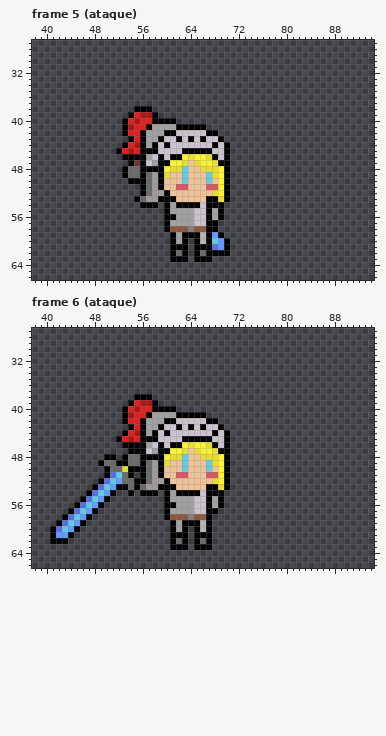
File history of a pixel-art file, art/aseprite/knight.aseprite. The picture above was drawn from the file before the commit.
128x128 pixels, 25 frames. Shown: frame 5 (ataque): x 38..94, y 27..66; frame 6 (ataque): x 38..94, y 27..66. The commit also changed other frames, which this record leaves out.
After the commit:
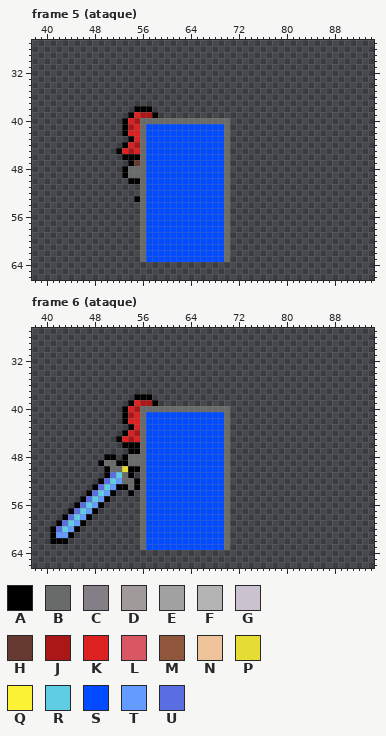
Palette (. is transparent): A #000000  B #696a6a  C #847e87  D #a19a9a  E #a1a1a1  F #b4b4b4  G #cac2ce  H #663931  J #ab1717  K #dd2020  L #d95763  M #8f563b  N #eec39a  P #e5dd33  Q #fbf236  R #5fcde4  S #004bff  T #639bff  U #5b6ee1
Edits made:
layer "colbox" added
layer "hurtbox" added
--- frame 5 (ataque), layers "hurtbox", "colbox"
@@ x 54..72 @@
 39 AKJJA..............
-40 KJKKAAAA...........
-41 JKKAEEEEAAAAA......
-42 KKAEEEAAGGGGGAA....
-43 AKAEEAGGAGAGAGGA...
-44 KJAEAGAGGGGGGGAGA..
-45 JKAAAGGGGAAAAAGGA..
-46 AAAEGAGAAQPQQPAGA..
-47 AHAGEAAQQPNPQQPAA..
-48 BBAAAAQPPRNNPPPQA..
-49 BBABDAPNNRNNNRPQA..
-50 AAABDANNNRNNNRNQA..
-51 ..ABDANNLLNNNLLQA..
-52 ..ABDDANNNNNNNPQA..
-53 .ABDDAAANNNNNAAPA..
-54 ..AAA.AEAAAAGAAA...
-55 ......AEEEEGGAEA...
-56 ......AAEEEGGAEA...
-57 ......AEEEEGGAA....
-58 ......AMMMCMMAA....
-59 .......AEAAAFATA...
-60 .......AEA.AFARTA..
-61 .......AAA.AAAUTA..
-62 .......ABA.ABAAAA..
-63 .......AAA.AAA.....
+40 KJBBBBBBBBBBBBBBB..
+41 JKBSSSSSSSSSSSSSB..
+42 KKBSSSSSSSSSSSSSB..
+43 AKBSSSSSSSSSSSSSB..
+44 KJBSSSSSSSSSSSSSB..
+45 JKBSSSSSSSSSSSSSB..
+46 AABSSSSSSSSSSSSSB..
+47 AHBSSSSSSSSSSSSSB..
+48 BBBSSSSSSSSSSSSSB..
+49 BBBSSSSSSSSSSSSSB..
+50 AABSSSSSSSSSSSSSB..
+51 ..BSSSSSSSSSSSSSB..
+52 ..BSSSSSSSSSSSSSB..
+53 .ABSSSSSSSSSSSSSB..
+54 ..BSSSSSSSSSSSSSB..
+55 ..BSSSSSSSSSSSSSB..
+56 ..BSSSSSSSSSSSSSB..
+57 ..BSSSSSSSSSSSSSB..
+58 ..BSSSSSSSSSSSSSB..
+59 ..BSSSSSSSSSSSSSB..
+60 ..BSSSSSSSSSSSSSB..
+61 ..BSSSSSSSSSSSSSB..
+62 ..BSSSSSSSSSSSSSB..
+63 ..BSSSSSSSSSSSSSB..
 64 ...................
--- frame 6 (ataque), layers "hurtbox", "colbox"
@@ x 54..72 @@
 39 AKJJA..............
-40 KJKKAAAA...........
-41 JKKAEEEEAAAAA......
-42 KKAEEEAAGGGGGAA....
-43 AKAEEAGGAGAGAGGA...
-44 KJAEAGAGGGGGGGAGA..
-45 JKAAAGGGGAAAAAGGA..
-46 AAAEGAGAAQPQQPAGA..
-47 AAAGEAAQQPNPQQPAA..
-48 BBAAAAQPPRNNPPPQA..
-49 BBABDAPNNRNNNRPQA..
-50 AAABDANNNRNNNRNQA..
-51 A.ABDANNLLNNNLLQA..
-52 BAABDDANNNNNNNPQA..
-53 BABDDAAANNNNNAAPA..
-54 A.AAA.AEAAAAGAAA...
-55 ......AEEEEGGAEA...
-56 ......AAEEEGGAEA...
-57 ......AEEEEGGAA....
-58 ......AMMMCMMA.....
-59 .......AEAAAFA.....
-60 .......AEA.AFA.....
-61 .......AAA.AAA.....
-62 .......ABA.ABA.....
-63 .......AAA.AAA.....
+40 KJBBBBBBBBBBBBBBB..
+41 JKBSSSSSSSSSSSSSB..
+42 KKBSSSSSSSSSSSSSB..
+43 AKBSSSSSSSSSSSSSB..
+44 KJBSSSSSSSSSSSSSB..
+45 JKBSSSSSSSSSSSSSB..
+46 AABSSSSSSSSSSSSSB..
+47 AABSSSSSSSSSSSSSB..
+48 BBBSSSSSSSSSSSSSB..
+49 BBBSSSSSSSSSSSSSB..
+50 AABSSSSSSSSSSSSSB..
+51 A.BSSSSSSSSSSSSSB..
+52 BABSSSSSSSSSSSSSB..
+53 BABSSSSSSSSSSSSSB..
+54 A.BSSSSSSSSSSSSSB..
+55 ..BSSSSSSSSSSSSSB..
+56 ..BSSSSSSSSSSSSSB..
+57 ..BSSSSSSSSSSSSSB..
+58 ..BSSSSSSSSSSSSSB..
+59 ..BSSSSSSSSSSSSSB..
+60 ..BSSSSSSSSSSSSSB..
+61 ..BSSSSSSSSSSSSSB..
+62 ..BSSSSSSSSSSSSSB..
+63 ..BSSSSSSSSSSSSSB..
 64 ...................
Where, in picture pixels (left, top, right, bottom), the same in both pictures:
changed: (140, 118, 230, 262)
changed: (140, 406, 230, 550)
